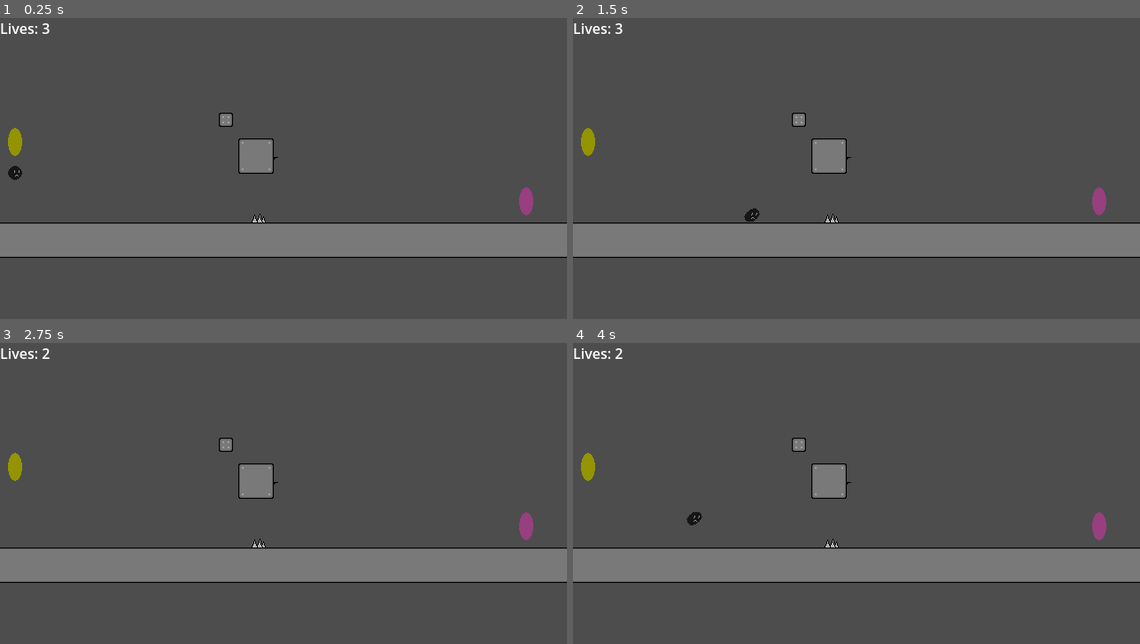
Above: before the commit, frames 1-4 (two rows, left to right).
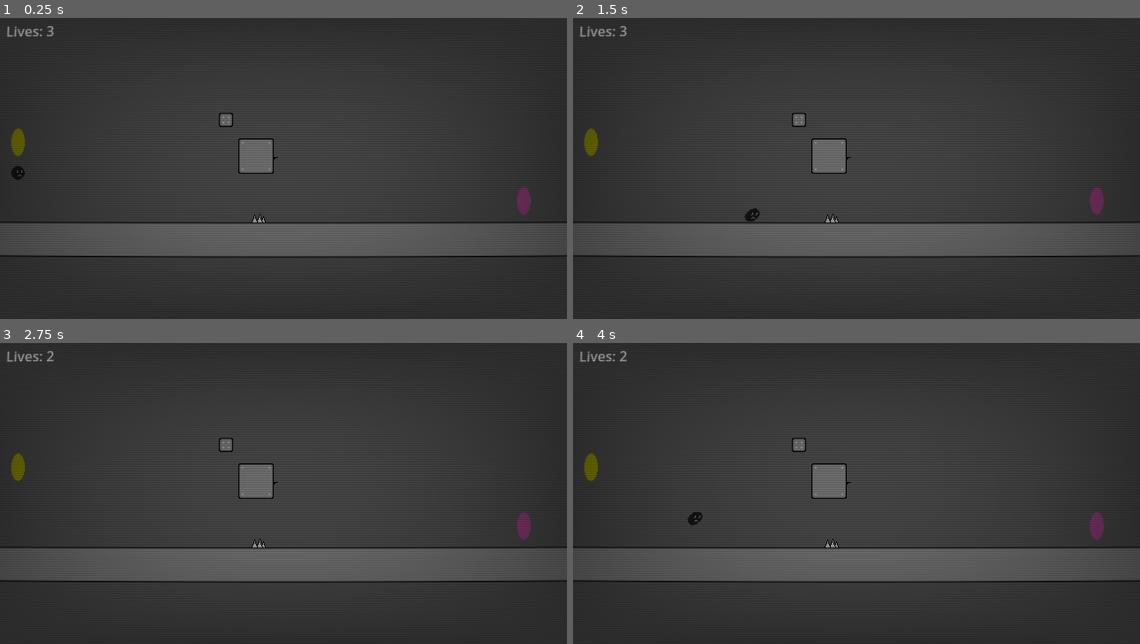
Above: after the commit, the same moments.

Repository: francocampa/TheEndIsQuiteFar
Game: Godot game, scene res://scenes/level.tscn
The game is run twice, just before and just after one commit, with the same random seed, the same clock (stepped at 60 frames per second) and the same inputs.
Inputs (mouse positions are in pixels of both pictures, inside the frame that each line leads up to):
- Up to frame 1 (0.25 s): no input
- Up to frame 2 (1.5 s): move the mouse to (981, 153) at 0.52 s; hold D (Right) from 0.53 s (still down); tap S (Crouch) at 0.6 s; tap Space (Jump) at 0.77 s; move the mouse to (743, 183) at 1.27 s; click (743, 183) at 1.35 s
- Up to frame 3 (2.75 s): tap Space (Jump) at 1.52 s; move the mouse to (340, 427) at 2.02 s; release D (Right) at 2.03 s; hold A (Left) from 2.03 s (still down); tap S (Crouch) at 2.1 s
- Up to frame 4 (4 s): tap Enter at 2.75 s; move the mouse to (828, 553) at 2.77 s; release A (Left) at 2.78 s; hold D (Right) from 2.78 s (still down); click (828, 553) at 2.85 s; tap Space (Jump) at 3.02, 3.77 s; move the mouse to (1026, 538) at 3.52 s; tap S (Crouch) at 3.6 s

The runs differ from the first frame. In frame 1, 57% of the frame differs, in the area x 0-100%, y 0-100%; in frame 2, 57%; in frame 3, 57%; in frame 4, 57%.

Commit message:
crt shader

Diff:
--- /dev/null
+++ b/effects/crt.gdshader
@@ -0,0 +1,36 @@
+shader_type canvas_item;
+
+uniform sampler2D SCREEN_TEXTURE : hint_screen_texture;
+uniform vec2 resolution = vec2(320.0, 180.0);
+
+uniform float scan_line_amount : hint_range(0.0, 1.0) = 0.5;
+uniform float warp_amount : hint_range(0.0, 1.0) = 0.05;
+uniform float vignette_amount : hint_range(0.0, 1.0) = 0.5;
+uniform float vignette_intensity : hint_range(0.0, 1.0) = 0.3;
+uniform float grille_amount : hint_range(0.0, 1.0) = 0.05;
+uniform float brightness_boost : hint_range(1.0, 2.0) = 1.2;
+
+void fragment() {
+    vec2 uv = SCREEN_UV;
+
+    vec2 delta = uv - 0.5;
+    float warp_factor = dot(delta, delta) * warp_amount;
+    uv += delta * warp_factor;
+
+    float scanline = sin(uv.y * resolution.y * PI) * 0.5 + 0.5;
+    scanline = mix(1.0, scanline, scan_line_amount * 0.5); // Réduit l'impact
+
+    float grille = mod(uv.x * resolution.x, 3.0) < 1.5 ? 0.95 : 1.05;
+    grille = mix(1.0, grille, grille_amount * 0.5);
+
+    vec3 color = texture(SCREEN_TEXTURE, uv).rgb * scanline * grille;
+
+    vec2 v_uv = uv * (1.0 - uv.xy);
+    float vignette = v_uv.x * v_uv.y * 15.0;
+    vignette = mix(1.0, vignette, vignette_amount * 0.7);
+
+    color *= vignette * brightness_boost;
+
+    COLOR.rgb = color;
+    COLOR.a = 1.0;
+}
--- a/scenes/level.tscn
+++ b/scenes/level.tscn
@@ -12,8 +12,9 @@
 [ext_resource type="Texture2D" uid="uid://cw330o36db81r" path="res://sprites/Hang.png" id="10_64w2a"]
 [ext_resource type="Texture2D" uid="uid://j41k600umhmx" path="res://sprites/Spikes.png" id="11_fpun6"]
 [ext_resource type="PackedScene" uid="uid://b83sa8yqeshpq" path="res://scenes/Item_preview.tscn" id="12_8iemx"]
+[ext_resource type="Shader" uid="uid://dm8pa1vwob113" path="res://effects/crt.gdshader" id="13_64w2a"]
 
-[sub_resource type="Resource" id="Resource_8iemx"]
+[sub_resource type="Resource" id="Resource_fpun6"]
 resource_local_to_scene = true
 script = ExtResource("8_t1rx8")
 texture = ExtResource("9_8iemx")
@@ -39,6 +40,16 @@
 type = 1
 scene = ExtResource("6_2r41h")
 metadata/_custom_type_script = "uid://bspdwewos6fov"
+
+[sub_resource type="ShaderMaterial" id="ShaderMaterial_ux5qa"]
+shader = ExtResource("13_64w2a")
+shader_parameter/resolution = Vector2(680, 340)
+shader_parameter/scan_line_amount = 0.5
+shader_parameter/warp_amount = 0.05
+shader_parameter/vignette_amount = 0.5
+shader_parameter/vignette_intensity = 0.3
+shader_parameter/grille_amount = 0.05
+shader_parameter/brightness_boost = 1.0
 
 [node name="Level" type="Node2D"]
 script = ExtResource("1_ppgk2")
@@ -80,15 +91,23 @@
 
 [node name="ItemCard1" parent="ItemCards" instance=ExtResource("7_klq6b")]
 position = Vector2(258, 305)
-item = SubResource("Resource_8iemx")
+item = SubResource("Resource_fpun6")
 
 [node name="ItemCard2" parent="ItemCards" instance=ExtResource("7_klq6b")]
 position = Vector2(323, 301)
-item = SubResource("Resource_64w2a")
+item = SubResource("Resource_wc255")
 
 [node name="ItemCard3" parent="ItemCards" instance=ExtResource("7_klq6b")]
 position = Vector2(391, 307)
-item = SubResource("Resource_fpun6")
+item = SubResource("Resource_arp2o")
 
 [node name="ItemPreview" parent="." instance=ExtResource("12_8iemx")]
 visible = false
+
+[node name="CanvasLayer" type="CanvasLayer" parent="."]
+
+[node name="ColorRect" type="ColorRect" parent="CanvasLayer"]
+material = SubResource("ShaderMaterial_ux5qa")
+offset_right = 640.0
+offset_bottom = 340.0
+mouse_filter = 1
--- a/scenes/platform.gd
+++ b/scenes/platform.gd
@@ -15,5 +15,5 @@
 	$Texture.size = size;
 	var topLeft:Vector2 = -size*0.5;
 	$Texture.position = topLeft;
-	$"Left corner/CollisionShape2D".position = Vector2(topLeft.x+2,topLeft.y + 3); #Magic 3 pixels :DD
-	$"Right corner/CollisionShape2D".position = Vector2(-topLeft.x-2,topLeft.y + 3)
+	$"Left corner/CollisionShape2D".position = Vector2(topLeft.x+4,topLeft.y + 3); #Magic 3 pixels :DD
+	$"Right corner/CollisionShape2D".position = Vector2(-topLeft.x-4,topLeft.y + 3)
--- a/scenes/platform.tscn
+++ b/scenes/platform.tscn
@@ -10,6 +10,9 @@
 [sub_resource type="RectangleShape2D" id="RectangleShape2D_ba0x2"]
 resource_local_to_scene = true
 size = Vector2(8, 19.375)
+
+[sub_resource type="RectangleShape2D" id="RectangleShape2D_nlgqw"]
+size = Vector2(10, 10)
 
 [node name="Platform" type="StaticBody2D"]
 script = ExtResource("1_nlgqw")
@@ -58,3 +61,23 @@
 axis_stretch_vertical = 1
 
 [node name="Resize" type="Node2D" parent="."]
+
+[node name="TopLeft" type="Area2D" parent="Resize"]
+
+[node name="CollisionShape2D" type="CollisionShape2D" parent="Resize/TopLeft"]
+shape = SubResource("RectangleShape2D_nlgqw")
+
+[node name="TopRight" type="Area2D" parent="Resize"]
+
+[node name="CollisionShape2D" type="CollisionShape2D" parent="Resize/TopRight"]
+shape = SubResource("RectangleShape2D_nlgqw")
+
+[node name="BottomRight" type="Area2D" parent="Resize"]
+
+[node name="CollisionShape2D" type="CollisionShape2D" parent="Resize/BottomRight"]
+shape = SubResource("RectangleShape2D_nlgqw")
+
+[node name="BottomLeft" type="Area2D" parent="Resize"]
+
+[node name="CollisionShape2D" type="CollisionShape2D" parent="Resize/BottomLeft"]
+shape = SubResource("RectangleShape2D_nlgqw")
Not shown, added: effects/crt.gdshader.uid
Not shown: 3 places in scenes/level.tscn that only renumber resources
Not shown: 1 places in scenes/platform.tscn that only renumber resources
